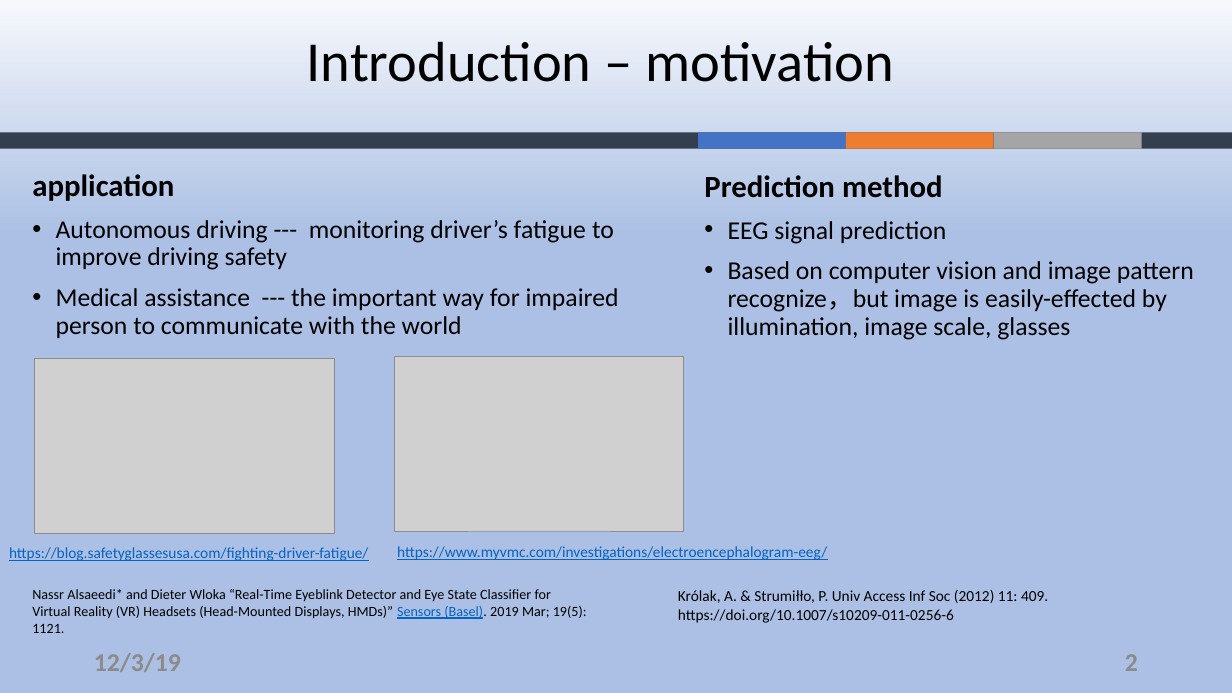
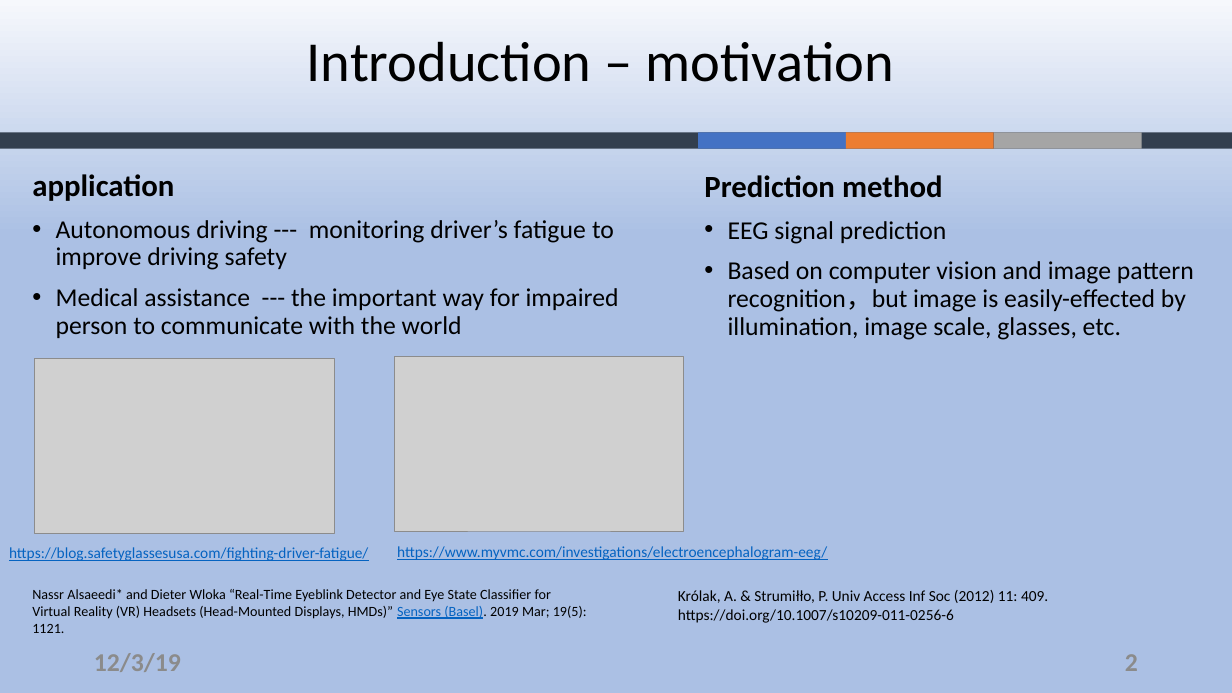
Before and after one commit to ZouYao0720/final-project-, a slide deck: slide 2 of final-presentation.pptx. Drawn at 1232x693 pixels with LibreOffice and Linux fonts; fonts in the diff are those of the drawing; grey boxes stand for pictures; background and template pictures are left out. Boxes give left, top, right and bottom in pixels: in the first picture for what was removed or moved away, otherwise in the second. Text is boxed around its words. In the diff, an @@ line names an element or a change of style, - is before the commit and + after.

```diff
--- a/final-presentation.pptx
+++ b/final-presentation.pptx
@@ text at box(728, 261, 1194, 340): text changed @@
-• Based on computer vision and image pattern recognize，but image is easily-effected by illumination, image scale, glasses
+• Based on computer vision and image pattern recognition，but image is easily-effected by illumination, image scale, glasses, etc.
```
Also in this commit, not shown: 9 other slides changed.
